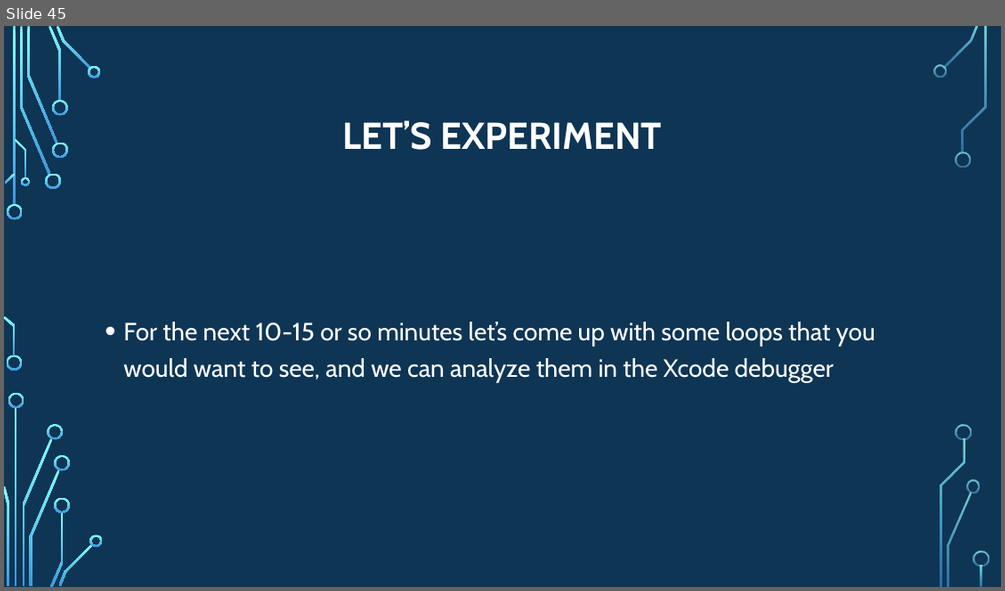
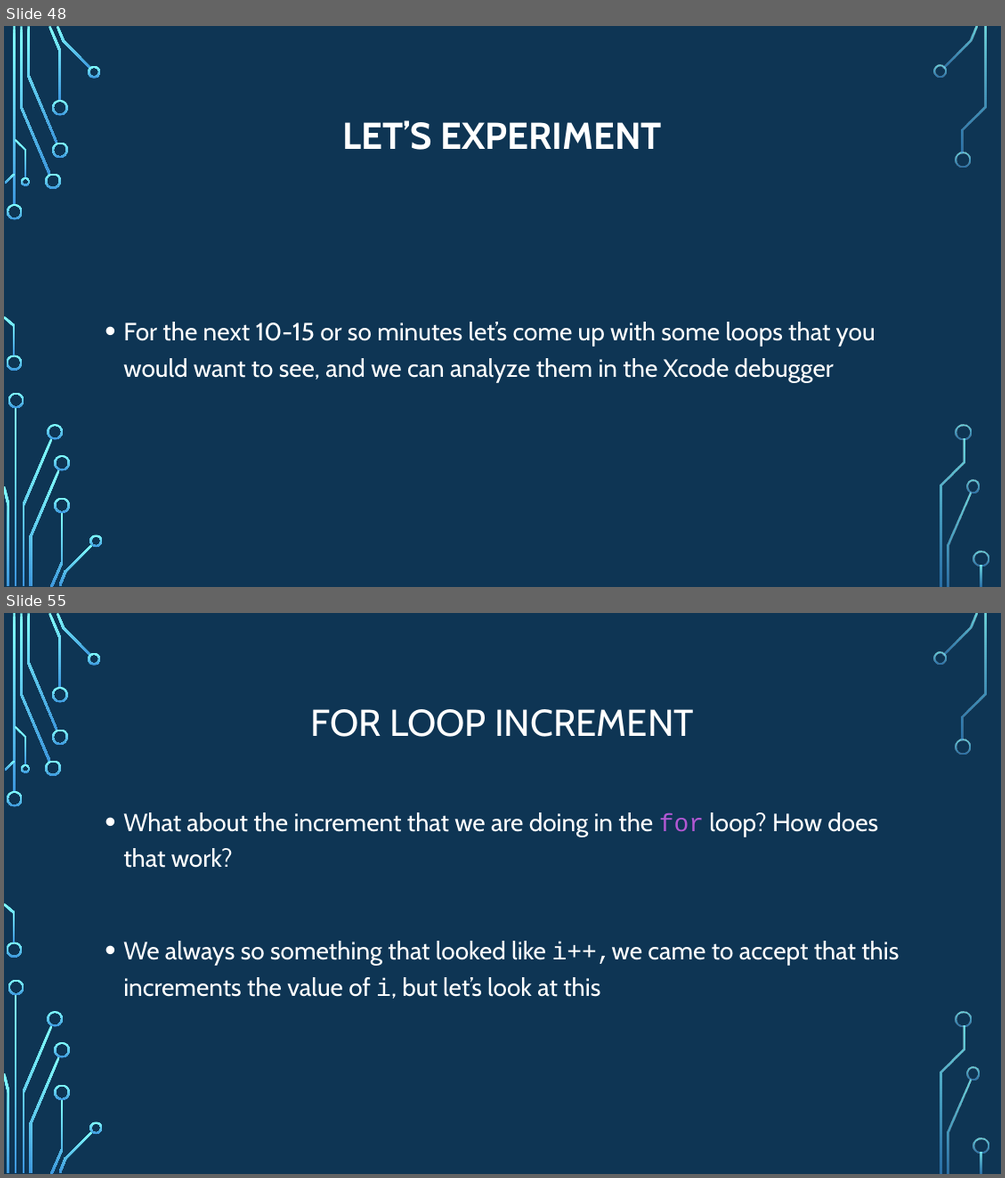
Before and after one commit to psypdt/ZIS_C-_Summer_Course_2019, a slide deck: Day_3/Day_3.pptx. Shown one above the other, each under a label of ours: slide 45 before the commit, slides 48 and 55 after it; the slides between them are not shown. The pictures are 1005x591 and 1005x1178 pixels, drawn with LibreOffice and Linux fonts; fonts in the diff are those of the drawing; background and template pictures are left out. Boxes give left, top, right and bottom in pixels: in the first picture for what was removed or moved away, otherwise in the second. Text is boxed around its words. In the diff, an @@ line names an element or a change of style, - is before the commit and + after.

```diff
--- a/Day_3/Day_3.pptx
+++ b/Day_3/Day_3.pptx
@@ slide 55 added at <box>4,613,1001,1174</box>, background picture (left out); not listed: 36 template elements that a slide beside it also shows @@
@@ title added at <box>311,709,694,737</box>, 36 pt, text #FFFFFF @@
+FOR LOOP INCREMENT
@@ text added at <box>123,812,898,998</box>, 24 pt, text #FFFFFF @@
+• What about the increment that we are doing in the for loop? How does that work?
+• We always so something that looked like i++,we came to accept that this increments the value of i, but let’s look at this
@@ what was slide 45 is now slide 48 @@
```
Also in this commit, not shown: 2 slides changed, 14 other slides added.
